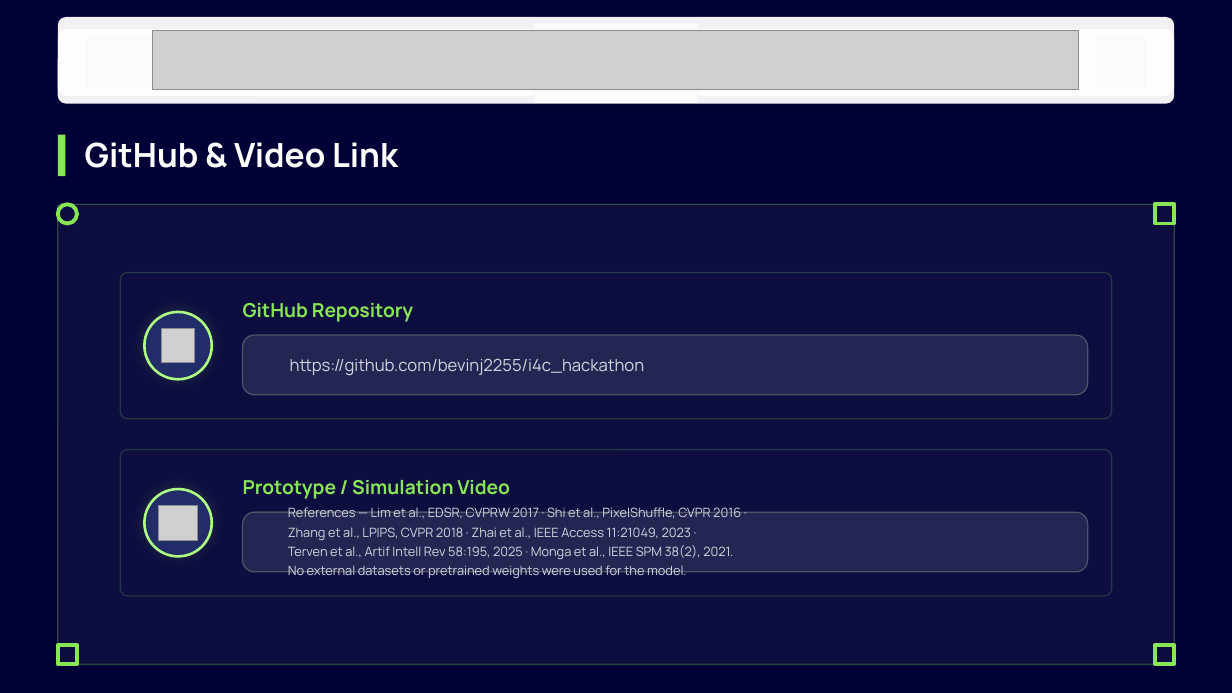
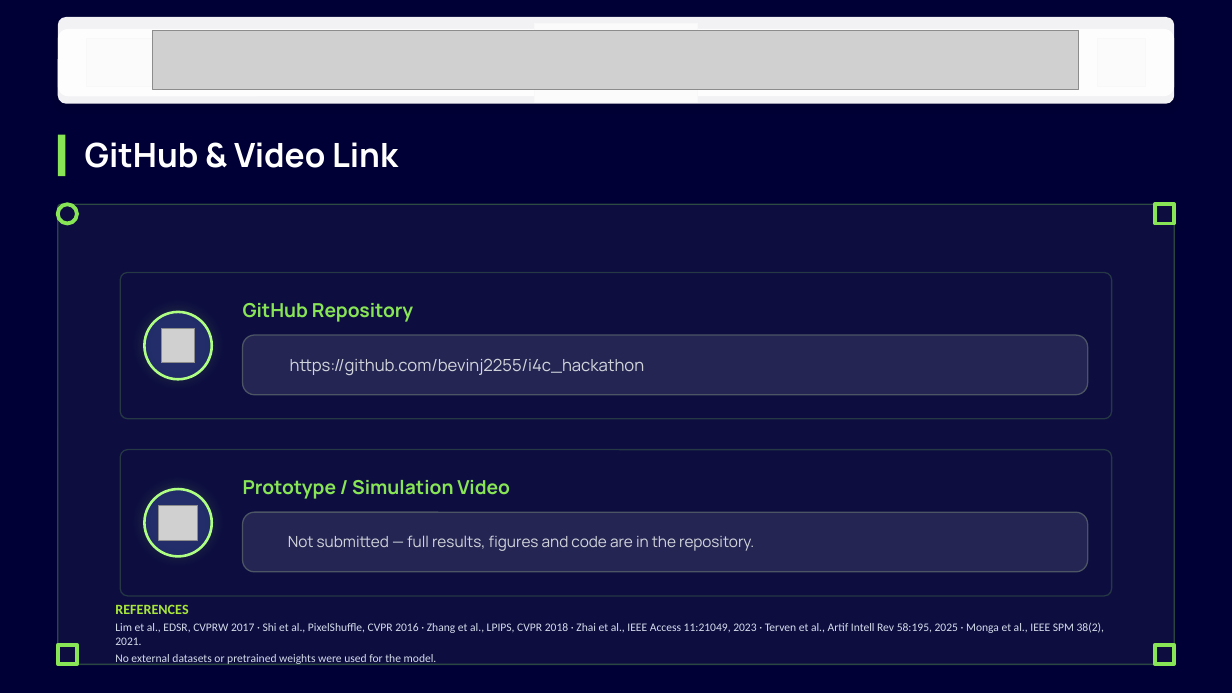
Before and after one commit to bevinj2255/i4c_hackathon, a slide deck: slide 7 of solution_presentation.pptx. Drawn at 1232x693 pixels with LibreOffice and Linux fonts; fonts in the diff are those of the drawing; grey boxes stand for pictures; background and template pictures are left out; a plain dark background stands for a picture behind light text. Boxes give left, top, right and bottom in pixels: in the first picture for what was removed or moved away, otherwise in the second. Text is boxed around its words. In the diff, an @@ line names an element or a change of style, - is before the commit and + after.

Commit message:
Proofread the deck by rendering it, and fix what that exposed
Set academic year to 4th. Then rendered all 7 PDF pages to images and looked at them,
rather than only checking that the text was present. Text can be correct and still be
unreadable, and five real defects were only visible that way:

  - the Proposed Solution bullets overflowed their card and printed over the SOLUTION
    DETAILS label. The card resize had silently done nothing: the selector filtered on
    'not sh.has_text_frame', but auto-shapes HAVE a text frame, so it matched no shapes
    and failed without error.
  - 'Bevin Punnoose Jacob' wrapped onto three lines and the email broke mid-word
    ('govindinferno@gmail.co / m') in the template's 1.2in boxes. Widened them.
  - two badge icons on the Impact slide sat on top of the metric text after the cards
    moved up; they now move with their labels.
  - the references were printed under the heading 'Prototype / Simulation Video', which
    mislabels them. They now have their own REFERENCES block, and the video box states
    plainly that no video was submitted.
  - the stack line listed finetune_ood, an experiment we measured and rejected. It
    contributed nothing to the shipped weights and does not belong on a results slide.

Cards are now sized to their content and text is placed inside them instead of being
allowed to spill.

```diff
--- a/solution_presentation.pptx
+++ b/solution_presentation.pptx
@@ text at <box>288,535,754,551</box>: text changed; size 10 to 12 pt @@
-References — Lim et al., EDSR, CVPRW 2017 · Shi et al., PixelShuffle, CVPR 2016 ·
-Zhang et al., LPIPS, CVPR 2018 · Zhai et al., IEEE Access 11:21049, 2023 ·
-Terven et al., Artif Intell Rev 58:195, 2025 · Monga et al., IEEE SPM 38(2), 2021.
-No external datasets or pretrained weights were used for the model.
+Not submitted — full results, figures and code are in the repository.
@@ text added at <box>115,604,1104,665</box>, 9 pt, text #D5DCEA @@
+REFERENCES
+Lim et al., EDSR, CVPRW 2017 · Shi et al., PixelShuffle, CVPR 2016 · Zhang et al., LPIPS, CVPR 2018 · Zhai et al., IEEE Access 11:21049, 2023 · Terven et al., Artif Intell Rev 58:195, 2025 · Monga et al., IEEE SPM 38(2), 2021.
+No external datasets or pretrained weights were used for the model.
```
Also in this commit, not shown: 6 other slides changed, 2 other files.
